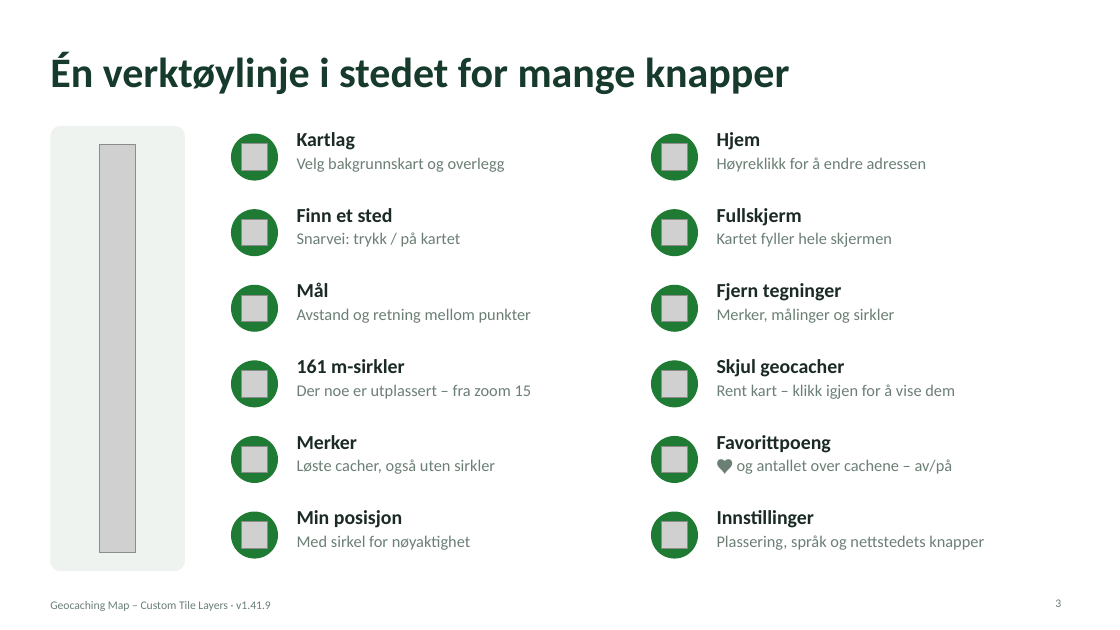
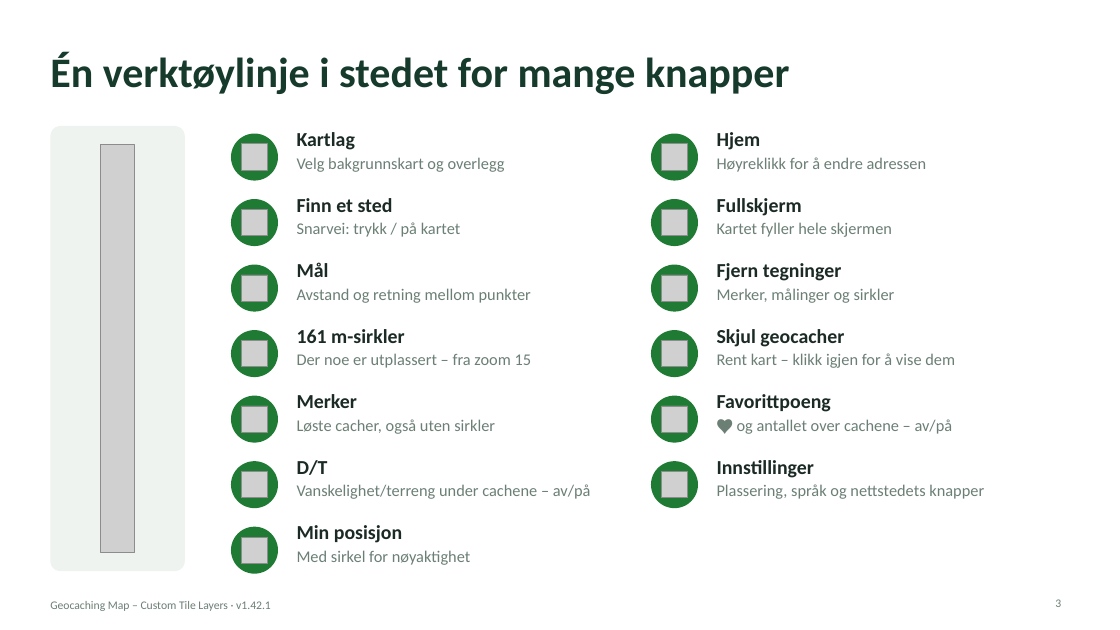
Before and after one commit to knutos/custom-tiles, a slide deck: slide 3 of docs/Geocaching-Map-Custom-Tile-Layers-Presentasjon.pptx. Drawn at 1120x630 pixels with LibreOffice and Linux fonts; fonts in the diff are those of the drawing; grey boxes stand for pictures. Boxes give left, top, right and bottom in pixels: in the first picture for what was removed or moved away, otherwise in the second. Text is boxed around its words. In the diff, an @@ line names an element or a change of style, - is before the commit and + after.

```diff
--- a/docs/Geocaching-Map-Custom-Tile-Layers-Presentasjon.pptx
+++ b/docs/Geocaching-Map-Custom-Tile-Layers-Presentasjon.pptx
@@ text "Finn et sted": place and size @@
-text "Finn et sted" at (297,208,461,247)
+text "Finn et sted" at (297,198,461,237)
@@ 2 pictures, 2 ellipses: place and size @@
-2 pictures, 2 ellipses at (231,209,698,256)
+2 pictures, 2 ellipses at (231,199,698,246)
@@ text "Fullskjerm": place and size @@
-text "Fullskjerm" at (717,208,892,247)
+text "Fullskjerm" at (717,198,892,237)
@@ text "Mål": place and size @@
-text "Mål" at (297,282,531,323)
+text "Mål" at (297,262,531,303)
@@ 2 pictures, 2 ellipses: place and size @@
-2 pictures, 2 ellipses at (231,285,698,332)
+2 pictures, 2 ellipses at (231,265,698,312)
@@ text "Fjern tegninger": place and size @@
-text "Fjern tegninger" at (717,283,895,323)
+text "Fjern tegninger" at (717,263,895,303)
@@ text "161 m-sirkler": place and size @@
-text "161 m-sirkler" at (297,359,532,399)
+text "161 m-sirkler" at (297,329,532,368)
@@ text "Skjul geocacher": place and size @@
-text "Skjul geocacher" at (717,359,955,399)
+text "Skjul geocacher" at (717,329,955,368)
@@ 2 pictures, 2 ellipses: place and size @@
-2 pictures, 2 ellipses at (231,360,698,408)
+2 pictures, 2 ellipses at (231,330,698,377)
@@ text "Merker": place and size @@
-text "Merker" at (297,435,495,474)
+text "Merker" at (297,394,495,434)
@@ text "Favorittpoeng": place and size @@
-text "Favorittpoeng" at (717,435,953,474)
+text "Favorittpoeng" at (717,394,953,434)
@@ ellipse added at (231,396,278,443), fill #1F7A34 @@
@@ picture: place and size @@
-picture at (241,446,267,472)
+picture at (241,406,267,432)
@@ ellipse: place and size @@
-ellipse at (651,512,698,559)
+ellipse at (651,396,698,443)
@@ picture: place and size @@
-picture at (661,446,687,472)
+picture at (661,406,687,432)
@@ ellipse: place and size @@
-ellipse at (231,436,278,483)
+ellipse at (231,461,278,508)
@@ picture added at (241,471,267,497) @@
@@ text added at (297,460,591,499), 14 pt, text #6B7F75 @@
+D/T
+Vanskelighet/terreng under cachene – av/på
@@ ellipse: place and size @@
-ellipse at (651,436,698,483)
+ellipse at (651,461,698,508)
@@ picture: place and size @@
-picture at (661,522,687,548)
+picture at (661,471,687,497)
@@ text "Innstillinger": place and size @@
-text "Innstillinger" at (717,510,984,550)
+text "Innstillinger" at (717,460,984,499)
@@ ellipse: place and size @@
-ellipse at (231,512,278,559)
+ellipse at (231,527,278,574)
@@ picture: place and size @@
-picture at (241,522,267,548)
+picture at (241,537,267,563)
@@ text "Min posisjon": place and size @@
-text "Min posisjon" at (297,510,470,550)
+text "Min posisjon" at (297,525,470,565)
@@ text at (50,601,271,611): text changed @@
-Geocaching Map – Custom Tile Layers · v1.41.9
+Geocaching Map – Custom Tile Layers · v1.42.1
```
Also in this commit, not shown: 13 other slides changed, 7 other files.
